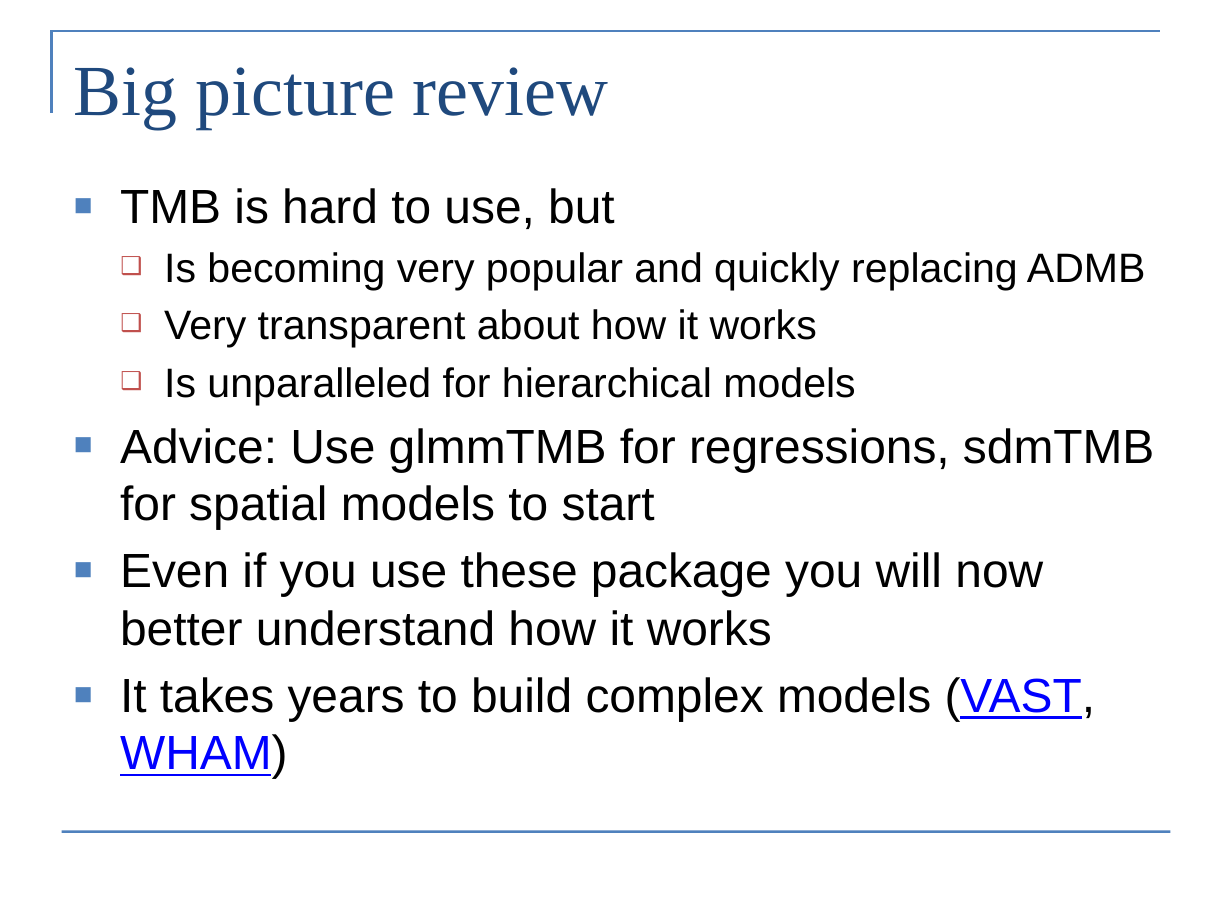
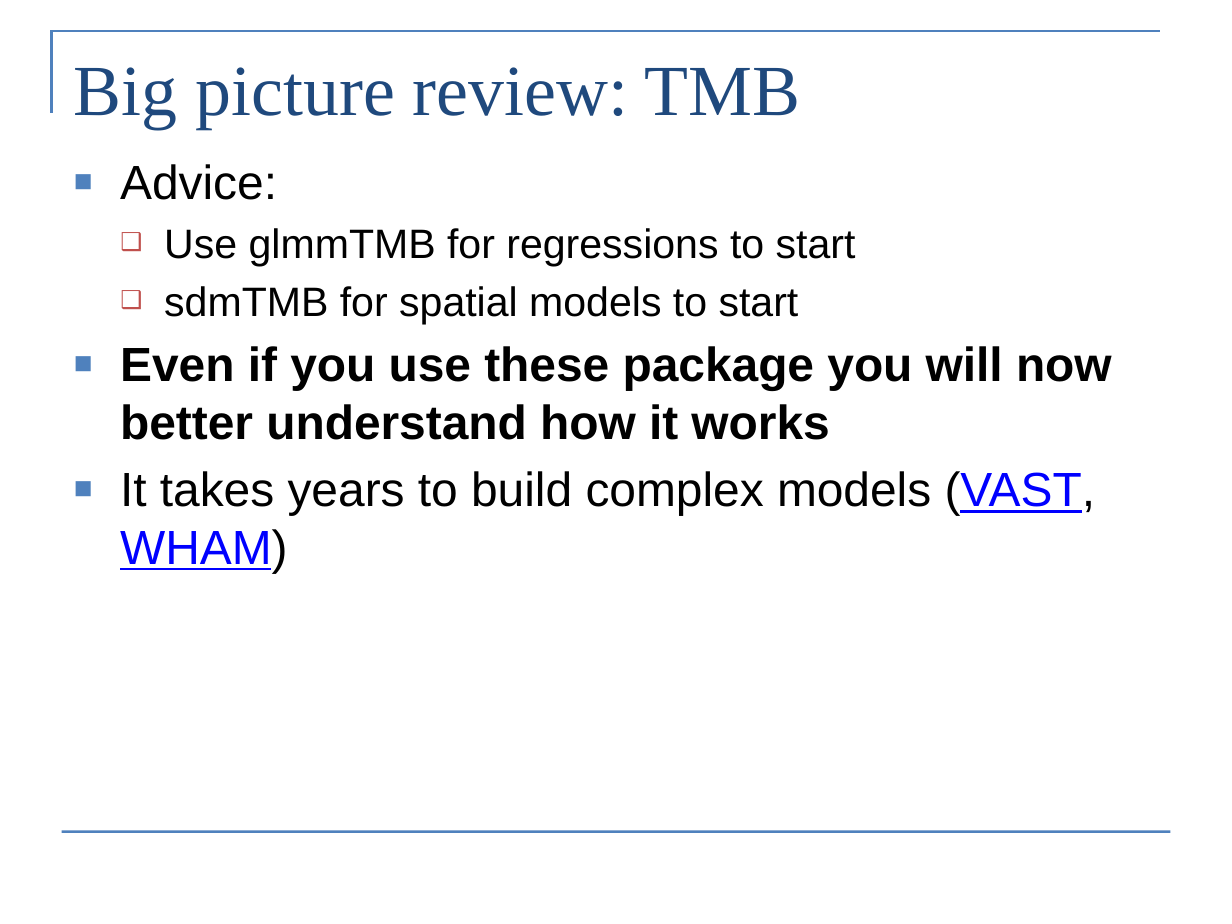
Before and after one commit to Cole-Monnahan-NOAA/tmb_workshop, a slide deck: slide 4 of day5/lecture5_conclusion_eng.pptx (slide 3 before the commit). Drawn at 1232x924 pixels with LibreOffice and Linux fonts; fonts in the diff are those of the drawing. Boxes give left, top, right and bottom in pixels: in the first picture for what was removed or moved away, otherwise in the second. Text is boxed around its words. In the diff, an @@ line names an element or a change of style, - is before the commit and + after.

```diff
--- a/day5/lecture5_conclusion_eng.pptx
+++ b/day5/lecture5_conclusion_eng.pptx
@@ title at (x1=74, y1=67, x2=801, y2=129): text changed @@
-Big picture review
+Big picture review: TMB
@@ text "Advice:" moved from (x1=120, y1=188, x2=1154, y2=779) to (x1=120, y1=164, x2=1112, y2=573) @@
@@ text at (x1=120, y1=164, x2=856, y2=324): text changed @@
-■ TMB is hard to use, but
-  ❑ Is becoming very popular and quickly replacing ADMB
-  ❑ Very transparent about how it works
-  ❑ Is unparalleled for hierarchical models
-■ Advice: Use glmmTMB for regressions, sdmTMB for spatial models to start
+■ Advice:
+  ❑ Use glmmTMB for regressions to start
+  ❑ sdmTMB for spatial models to start
@@ text at (x1=120, y1=346, x2=1112, y2=440): bold on in "Even if you use these package you ..." @@
```
Also in this commit, not shown: 5 other slides changed, 3 slides added, 7 other files.
